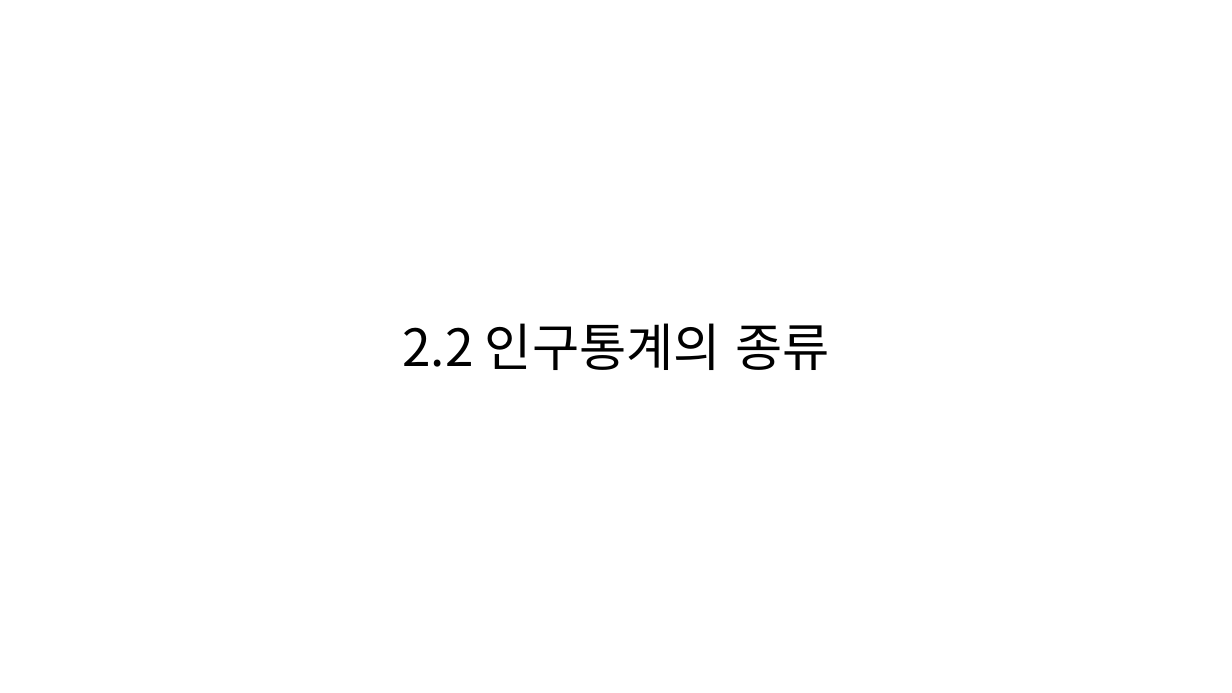
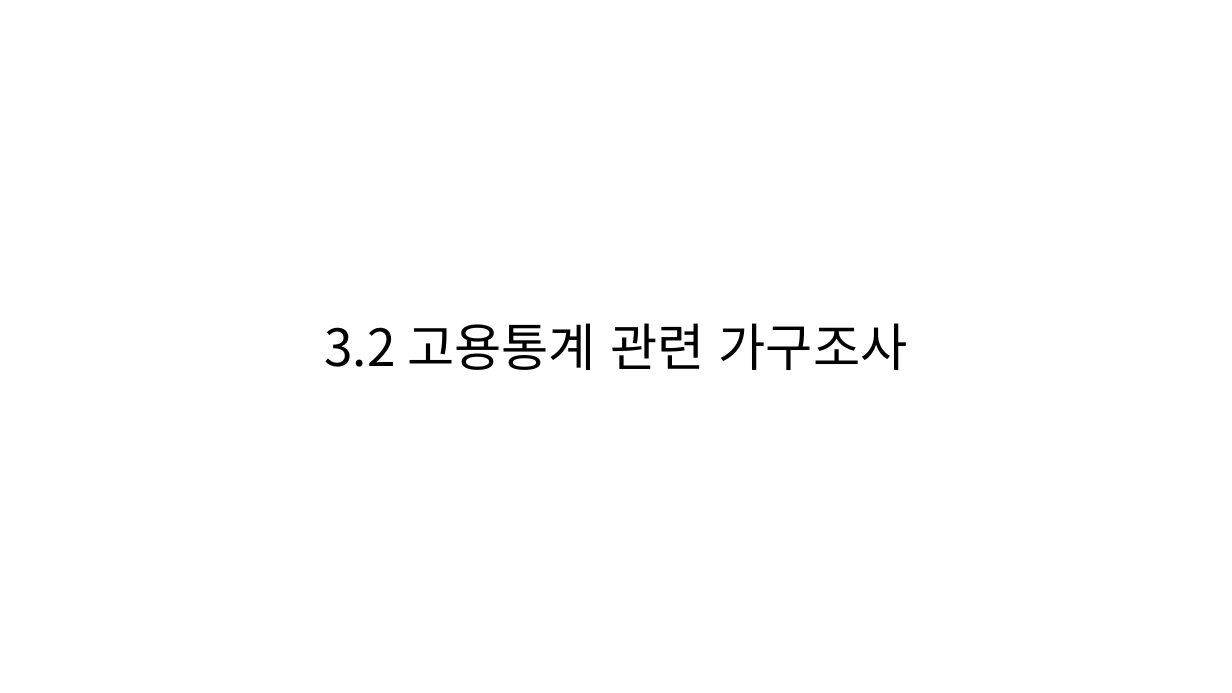
Before and after one commit to KNOU-STUDY/KNOU-UNDERSTANDING-NATIONAL-STATISTICS, a slide deck: slide 5 of previous_question/3장-고용,임금 통계.pptx (slide 6 before the commit). Drawn at 1232x693 pixels with LibreOffice and Linux fonts; fonts in the diff are those of the drawing. Boxes give left, top, right and bottom in pixels: in the first picture for what was removed or moved away, otherwise in the second. Text is boxed around its words. In the diff, an @@ line names an element or a change of style, - is before the commit and + after.

```diff
--- a/previous_question/3장-고용,임금 통계.pptx
+++ b/previous_question/3장-고용,임금 통계.pptx
@@ text at (324,323,908,370): text changed @@
-2.2 인구통계의 종류
+3.2 고용통계 관련 가구조사
```
Also in this commit, not shown: 1 other slide changed, 10 slides added, 16 slides removed.
